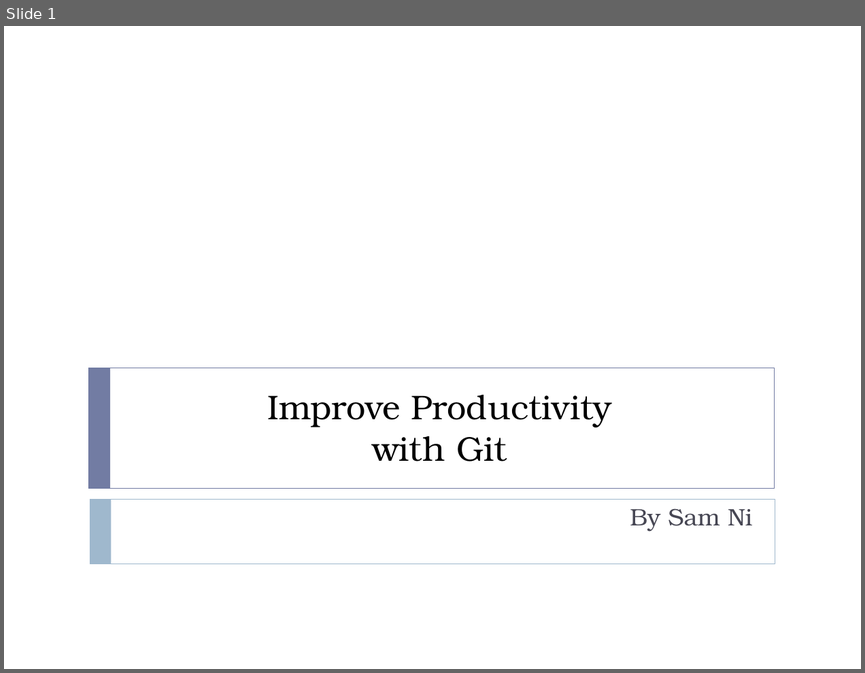
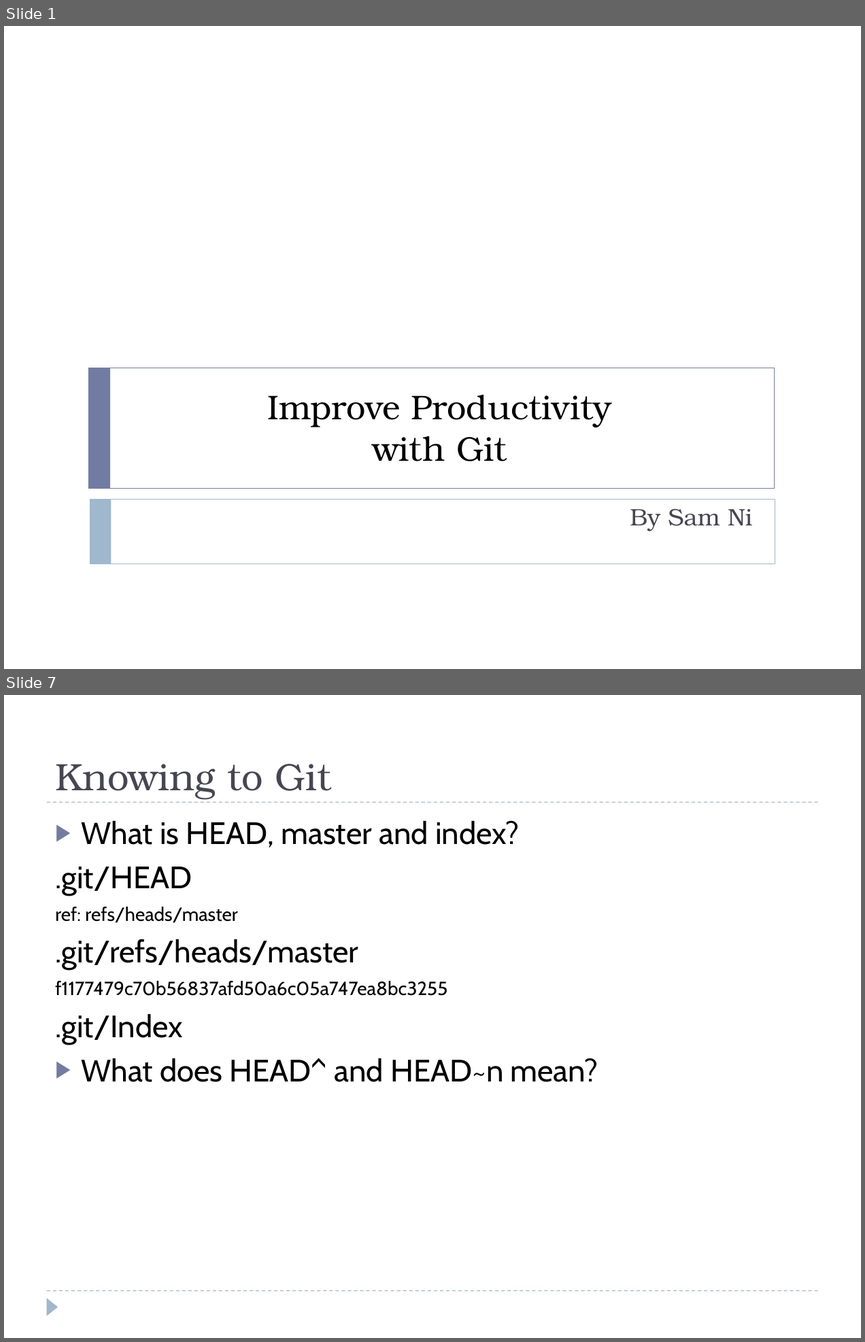
Before and after one commit to SamNiBoy/Trainning, a slide deck: Productivity_Git_Training.pptx. Shown one above the other, each under a label of ours: slide 1 before the commit, slides 1 and 7 after it; the slides between them are not shown. The pictures are 865x673 and 865x1342 pixels, drawn with LibreOffice and Linux fonts; fonts in the diff are those of the drawing. Boxes give left, top, right and bottom in pixels: in the first picture for what was removed or moved away, otherwise in the second. Text is boxed around its words. In the diff, an @@ line names an element or a change of style, - is before the commit and + after.

```diff
--- a/Productivity_Git_Training.pptx
+++ b/Productivity_Git_Training.pptx
@@ slide 7 added at box(4, 695, 861, 1338), background #FFFFFF @@
@@ title added at box(55, 764, 332, 799), 32 pt, text #464653 @@
+Knowing to Git
@@ line added from (47, 802) to (818, 802), #9FB8CD 0.75 pt dashed @@
@@ text added at box(55, 821, 598, 1082), 26 pt, text #000000 @@
+▶ What is HEAD, master and index?
+.git/HEAD
+ref: refs/heads/master
+.git/refs/heads/master
+f1177479c70b56837afd50a6c05a747ea8bc3255
+.git/Index
+▶ What does HEAD^ and HEAD~n mean?
@@ line added from (47, 1291) to (818, 1291), #9FB8CD 0.75 pt dashed @@
@@ triangle added at box(47, 1297, 58, 1315), fill #9FB8CD @@
```
Also in this commit, not shown: 3 slides changed, 9 other slides added, 1 slide removed, 1 other file.
